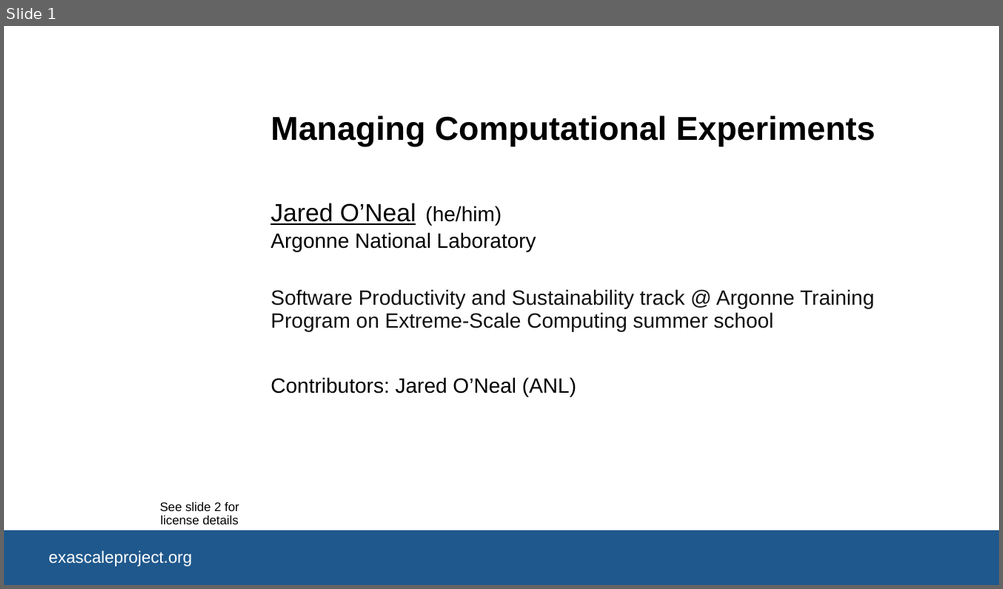
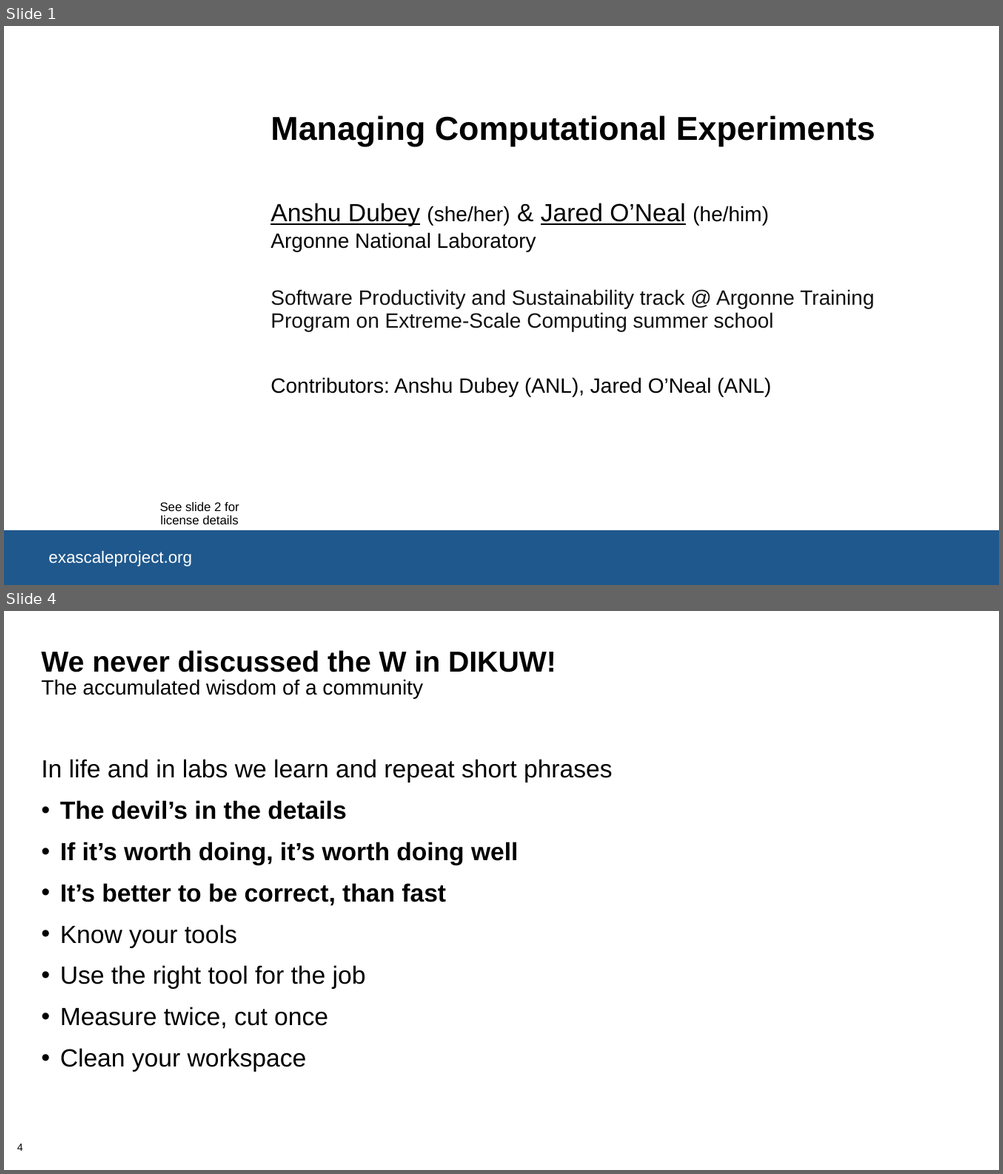
Before and after one commit to bssw-tutorial/presentations, a slide deck: computational-expts.pptx. Shown one above the other, each under a label of ours: slide 1 before the commit, slides 1 and 4 after it; the slides between them are not shown. The pictures are 1003x589 and 1003x1174 pixels, drawn with LibreOffice and Linux fonts; fonts in the diff are those of the drawing; background and template pictures are left out. Boxes give left, top, right and bottom in pixels: in the first picture for what was removed or moved away, otherwise in the second. Text is boxed around its words. In the diff, an @@ line names an element or a change of style, - is before the commit and + after.

Commit message:
(Issue #132) Rough skeleton of Jared's content.  This is likely too much content for 30 minutes.

```diff
--- a/computational-expts.pptx
+++ b/computational-expts.pptx
@@ slide 4 added at <box>4,611,999,1170</box>, background #FFFFFF @@
@@ title added at <box>41,650,556,698</box>, 20 pt, text #000000 @@
+We never discussed the W in DIKUW!
+The accumulated wisdom of a community
@@ text added at <box>41,759,612,1072</box>, 24 pt, text #000000 @@
+In life and in labs we learn and repeat short phrases
+• The devil’s in the details
+• If it’s worth doing, it’s worth doing well
+• It’s better to be correct, than fast
+• Know your tools
+• Use the right tool for the job
+• Measure twice, cut once
+• Clean your workspace
@@ page number added at <box>17,1144,23,1151</box>, 10 pt, text #000000 @@
+4
@@ slide 1 changed as well @@
@@ text at <box>270,203,768,227</box>: text changed @@
-Jared O’Neal
+Anshu Dubey (she/her) & Jared O’Neal (he/him)
@@ text removed at <box>425,206,501,225</box> @@
-(he/him)
@@ text at <box>270,378,771,397</box>: text changed @@
-Contributors: Jared O’Neal (ANL)
+Contributors: Anshu Dubey (ANL), Jared O’Neal (ANL)
```
Also in this commit, not shown: 17 other slides added.
